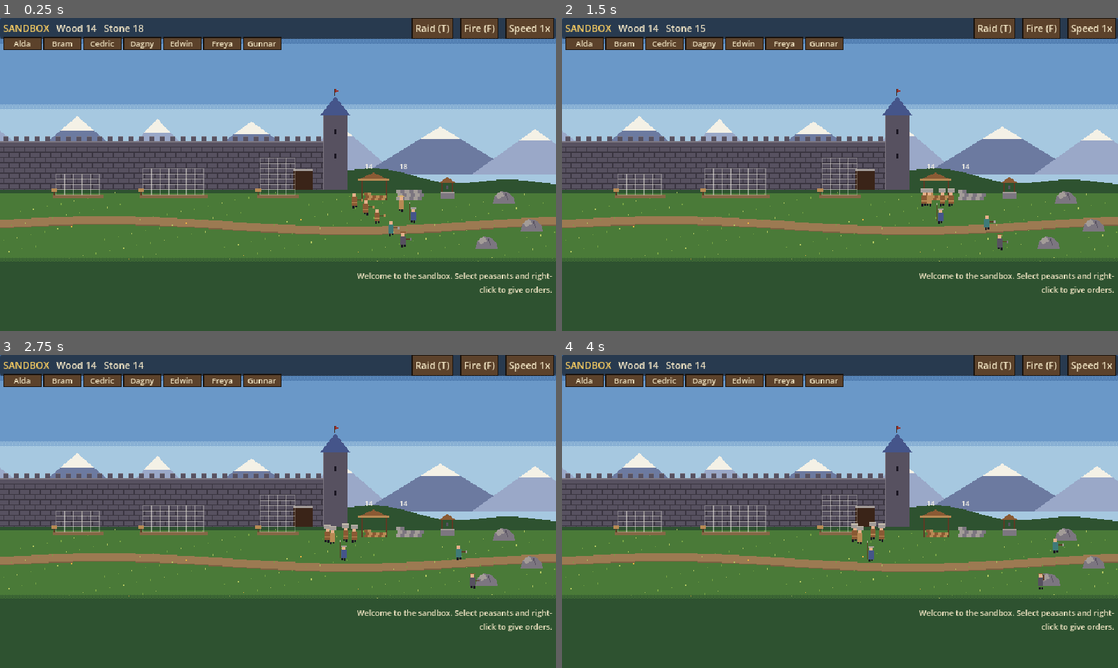
Above: before the commit, frames 1-4 (two rows, left to right).
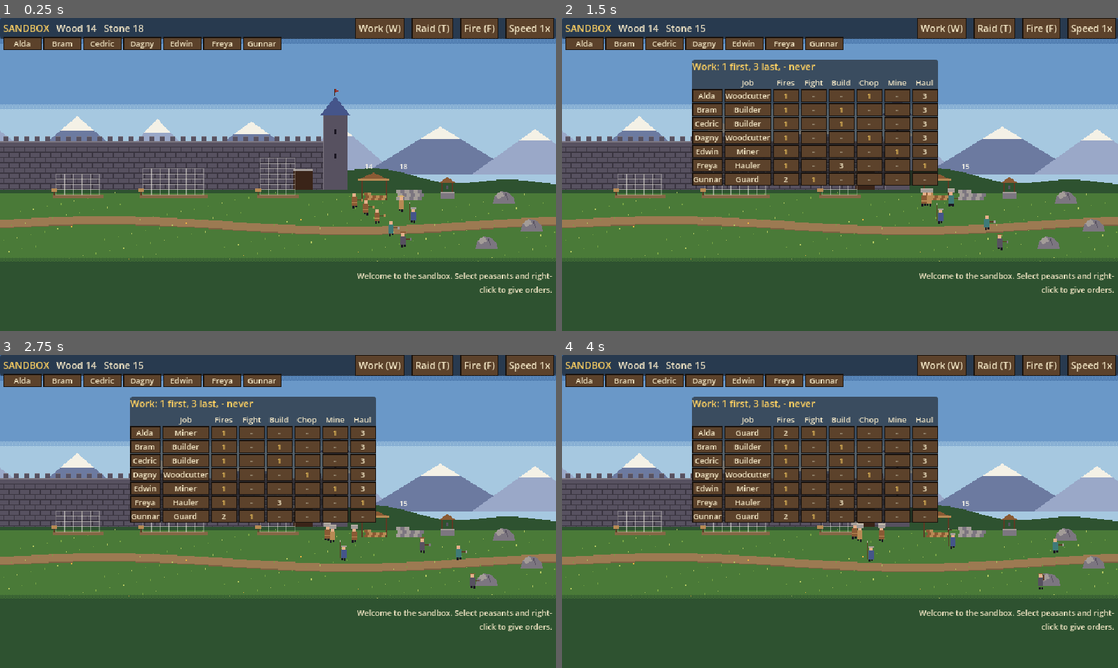
Above: after the commit, the same moments.

Repository: henrikmoepe-del/basebygger
Game: Godot game, scene res://sandbox/sandbox.tscn
The game is run twice, just before and just after one commit, with the same random seed, the same clock (stepped at 60 frames per second) and the same inputs. This scene is started directly instead of the project's main scene.
Inputs (mouse positions are in pixels of both pictures, inside the frame that each line leads up to):
- Up to frame 1 (0.25 s): no input
- Up to frame 2 (1.5 s): click (940, 27) at 0.5 s, where only the run after the commit has a clickable "Work (W)"; click (745, 96) at 1.25 s, where only the run after the commit has a clickable "Builder"
- Up to frame 3 (2.75 s): click (183, 433) at 2 s, where only the run after the commit has a clickable "Woodcutter"
- Up to frame 4 (4 s): click (745, 433) at 2.75 s, where only the run after the commit has a clickable "Miner"; click (745, 433) at 3.5 s, where only the run after the commit has a clickable "Hauler"

The runs differ from the first frame. In frame 1, 0.6% of the frame differs, in the area x 63-73%, y 0-7%; in frame 2, 18%; in frame 3, 18%; in frame 4, 18%, in the area x 23-74%, y 0-62%.

Commit message:
Sandbox: a Work overview with every peasant's job and priorities (W)
Co-Authored-By: Claude Opus 5.5 <noreply@anthropic.com>
Claude-Session: https://claude.ai/code/session_01KRfBmN2ZEbarco8VY7eoa6

Diff:
--- a/sandbox/sandbox.gd
+++ b/sandbox/sandbox.gd
@@ -387,6 +387,8 @@
 				start_raid()
 			KEY_F:
 				start_fire()
+			KEY_W:
+				hud.toggle_work()
 			KEY_1, KEY_2, KEY_3, KEY_4, KEY_5:
 				set_job_selected(SbData.JOB_ORDER[(event as InputEventKey).keycode - KEY_1])
 
--- a/sandbox/sb_hud.gd
+++ b/sandbox/sb_hud.gd
@@ -20,6 +20,8 @@
 var _jobs: HBoxContainer
 var _grid: HBoxContainer
 var _log: VBoxContainer
+var _work: PanelContainer
+var _work_grid: GridContainer
 var _refresh := 0.0
 
 
@@ -33,8 +35,9 @@
 	_make_bar()
 	_make_panel()
 	_make_log()
+	_make_work()
 	var help := Label.new()
-	help.text = "Left-click: select (Shift adds)  Drag: box  Right-click: order  R: release  1-5: job  A/D: pan"
+	help.text = "Left-click: select (Shift adds)  Drag: box  Right-click: order  R: release  1-5: job  W: work  A/D: pan"
 	help.add_theme_font_size_override("font_size", 8)
 	help.add_theme_color_override("font_color", UiTheme.PARCHMENT_DIM)
 	help.set_anchors_preset(Control.PRESET_BOTTOM_LEFT)
@@ -67,7 +70,7 @@
 	_raid_label.add_theme_color_override("font_color", UiTheme.BAD)
 	_raid_label.size_flags_horizontal = Control.SIZE_EXPAND_FILL
 	row.add_child(_raid_label)
-	for spec in [["Raid (T)", func(): world.start_raid()], ["Fire (F)", func(): world.start_fire()]]:
+	for spec in [["Work (W)", toggle_work], ["Raid (T)", func(): world.start_raid()], ["Fire (F)", func(): world.start_fire()]]:
 		var b := _button(spec[0], spec[1])
 		row.add_child(b)
 	_speed_button = _button("Speed 1x", _cycle_speed)
@@ -133,6 +136,82 @@
 	_root.add_child(_log)
 
 
+## The Work overview: every peasant in a row, their job and a priority per
+## kind of work. Click a job to change it, click a priority to cycle it.
+func _make_work() -> void:
+	_work = PanelContainer.new()
+	_work.visible = false
+	_work.position = Vector2(150, 48)
+	_root.add_child(_work)
+	var box := VBoxContainer.new()
+	_work.add_child(box)
+	var title := Label.new()
+	title.text = "Work: 1 first, 3 last, - never"
+	title.add_theme_color_override("font_color", UiTheme.GOLD)
+	box.add_child(title)
+	_work_grid = GridContainer.new()
+	_work_grid.columns = 2 + SbData.WORK.size()
+	_work_grid.add_theme_constant_override("h_separation", 2)
+	_work_grid.add_theme_constant_override("v_separation", 1)
+	box.add_child(_work_grid)
+
+
+func toggle_work() -> void:
+	_work.visible = not _work.visible
+	if _work.visible:
+		_rebuild_work()
+
+
+func _rebuild_work() -> void:
+	for c in _work_grid.get_children():
+		c.queue_free()
+	for head in ["", "Job"]:
+		_work_grid.add_child(_small_label(head))
+	for w in SbData.WORK:
+		_work_grid.add_child(_small_label(SbData.WORK_NAMES[w]))
+	for p in world.peasants:
+		var name_button := _button(p.person_name, func(): world.select([p]))
+		_compact(name_button)
+		_work_grid.add_child(name_button)
+		var job_button := _button(p.job_name(), _next_job.bind(p))
+		_compact(job_button)
+		job_button.tooltip_text = "Click for the next job. A job sets all the priorities."
+		_work_grid.add_child(job_button)
+		for w in SbData.WORK:
+			var v: int = p.prio[w]
+			var cell := _button(str(v) if v > 0 else "-", _cycle_one.bind(p, w))
+			_compact(cell)
+			cell.custom_minimum_size = Vector2(30, 0)
+			cell.add_theme_color_override("font_color", UiTheme.GOLD if v == 1 else (UiTheme.PARCHMENT if v > 0 else UiTheme.PARCHMENT_DIM))
+			_work_grid.add_child(cell)
+
+
+func _next_job(p: Node2D) -> void:
+	var i := SbData.JOB_ORDER.find(p.job)
+	p.set_job(SbData.JOB_ORDER[(i + 1) % SbData.JOB_ORDER.size()])
+	_rebuild_work()
+	_rebuild_panel()
+
+
+func _cycle_one(p: Node2D, w: String) -> void:
+	p.cycle_prio(w)
+	_rebuild_work()
+	_rebuild_panel()
+
+
+func _small_label(text: String) -> Label:
+	var l := Label.new()
+	l.text = text
+	l.add_theme_font_size_override("font_size", 9)
+	l.horizontal_alignment = HORIZONTAL_ALIGNMENT_CENTER
+	return l
+
+
+func _compact(b: Button) -> void:
+	UiTheme.make_compact(b)
+	b.add_theme_font_size_override("font_size", 9)
+
+
 func _button(text: String, call: Callable) -> Button:
 	var b := Button.new()
 	b.text = text
@@ -193,6 +272,8 @@
 
 
 func _rebuild_panel() -> void:
+	if _work != null and _work.visible:
+		_rebuild_work.call_deferred()
 	_panel.visible = not world.selected.is_empty()
 	if not _panel.visible:
 		return
--- a/sandbox/tests/shots.gd
+++ b/sandbox/tests/shots.gd
@@ -14,6 +14,8 @@
 	# A fire in the stockyard: peasants run buckets from the well.
 	"fire": {"steps": [[5.0, "fire"], [6.0, "shot"]]},
 	# Box selection and a hold-here order.
+	# The Work overview.
+	"work": {"steps": [[1.0, "work"], [0.3, "shot"]]},
 	"box": {"steps": [[2.0, "box"], [0.1, "goto"], [0.4, "shot"]]},
 }
 
@@ -77,3 +79,6 @@
 			w.select(inside)
 		"goto":
 			w.give_order(Vector2(0, 40))
+		"work":
+			w.peasants[3].cycle_prio("haul")
+			w.hud.toggle_work()
